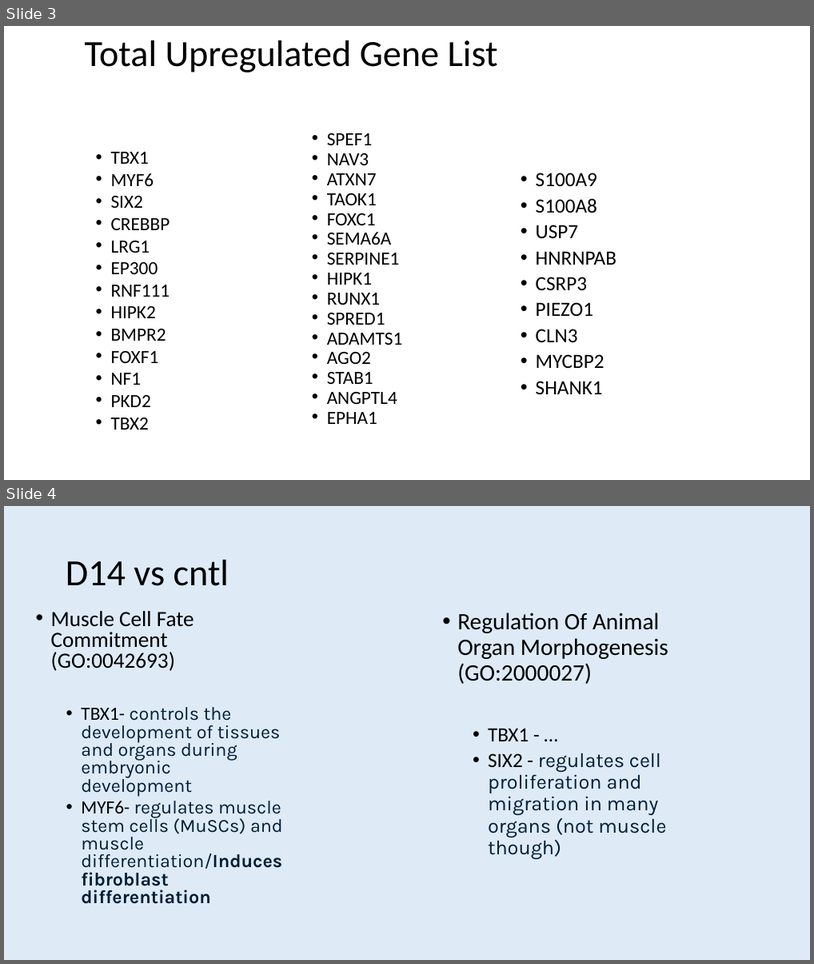
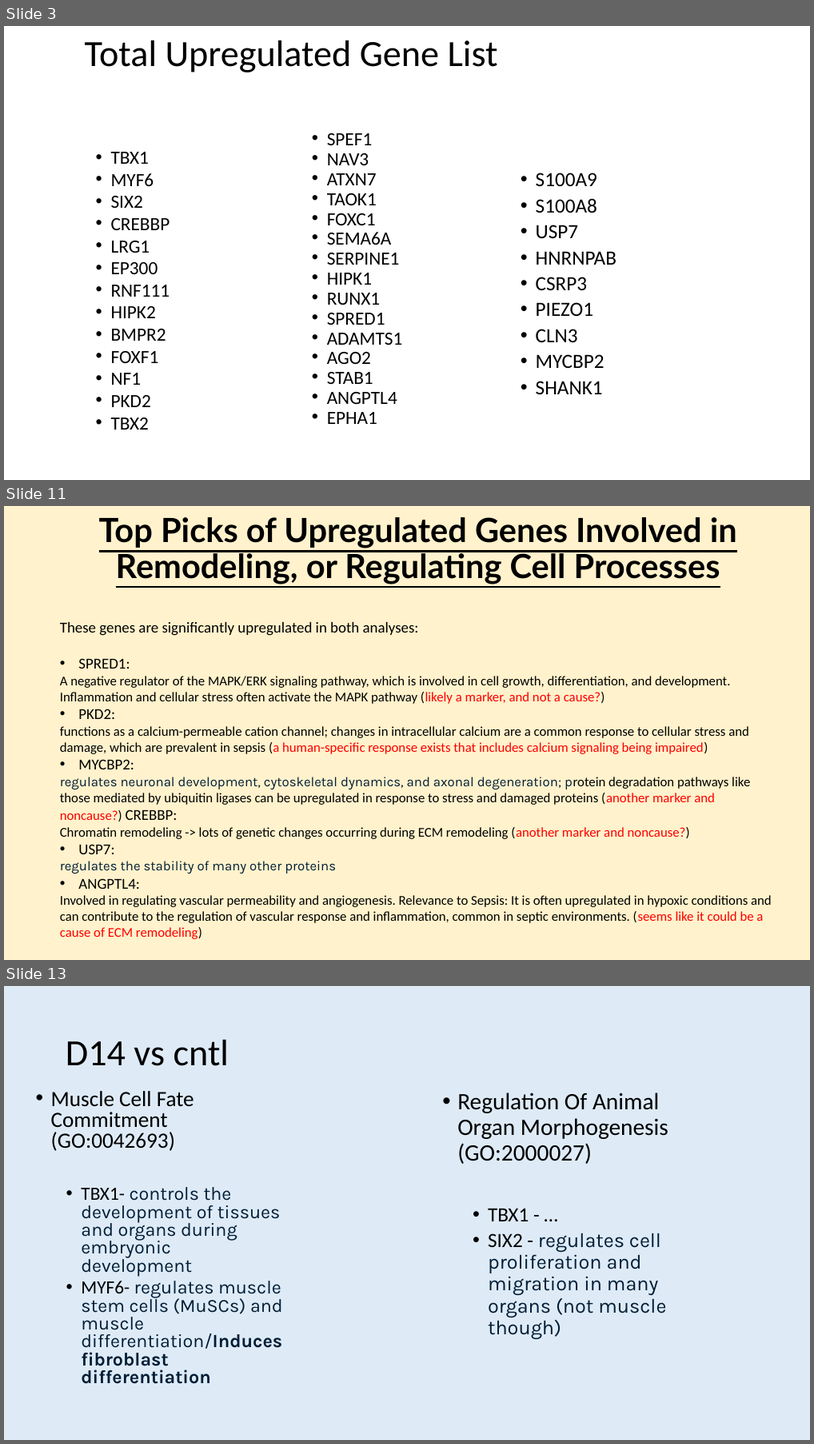
Before and after one commit to zbates1/Owens-Lab-RNASeq, a slide deck: Col1GFP_Sepsis/DEG analysis.pptx. Shown one above the other, each under a label of ours: slides 3 and 4 before the commit, slides 3, 11 and 13 after it; the slides between them are not shown. The pictures are 814x964 and 814x1444 pixels, drawn with LibreOffice and Linux fonts; fonts in the diff are those of the drawing. Boxes give left, top, right and bottom in pixels: in the first picture for what was removed or moved away, otherwise in the second. Text is boxed around its words. In the diff, an @@ line names an element or a change of style, - is before the commit and + after.

```diff
--- a/Col1GFP_Sepsis/DEG analysis.pptx
+++ b/Col1GFP_Sepsis/DEG analysis.pptx
@@ slide 11 added at (4,506,810,960), background #FFF2CC @@
@@ title added at (99,517,738,584), 39.6 pt, text #000000, bold, underline @@
+Top Picks of Upregulated Genes Involved in Remodeling, or Regulating Cell Processes
@@ text added at (60,622,772,939), 16 pt, text #000000 @@
+These genes are significantly upregulated in both analyses:
+• SPRED1:
+A negative regulator of the MAPK/ERK signaling pathway, which is involved in cell growth, differentiation, and development. Inflammation and cellular stress often activate the MAPK pathway (likely a marker, and not a cause?)
+• PKD2:
+functions as a calcium-permeable cation channel; changes in intracellular calcium are a common response to cellular stress and damage, which are prevalent in sepsis (a human-specific response exists that includes calcium signaling being impaired)
+• MYCBP2:
+regulates neuronal development, cytoskeletal dynamics, and axonal degeneration; protein degradation pathways like those mediated by ubiquitin ligases can be upregulated in response to stress and damaged proteins (another marker and noncause?) CREBBP:
+Chromatin remodeling -> lots of genetic changes occurring during ECM remodeling (another marker and noncause?)
+• USP7:
+regulates the stability of many other proteins
+• ANGPTL4:
+Involved in regulating vascular permeability and angiogenesis. Relevance to Sepsis: It is often upregulated in hypoxic conditions and can contribute to the regulation of vascular response and inflammation, common in septic environments. (seems like it could be a cause of ECM remodeling)
@@ what was slide 4 is now slide 13 @@
```
Also in this commit, not shown: 8 other slides added, 4 other files.
